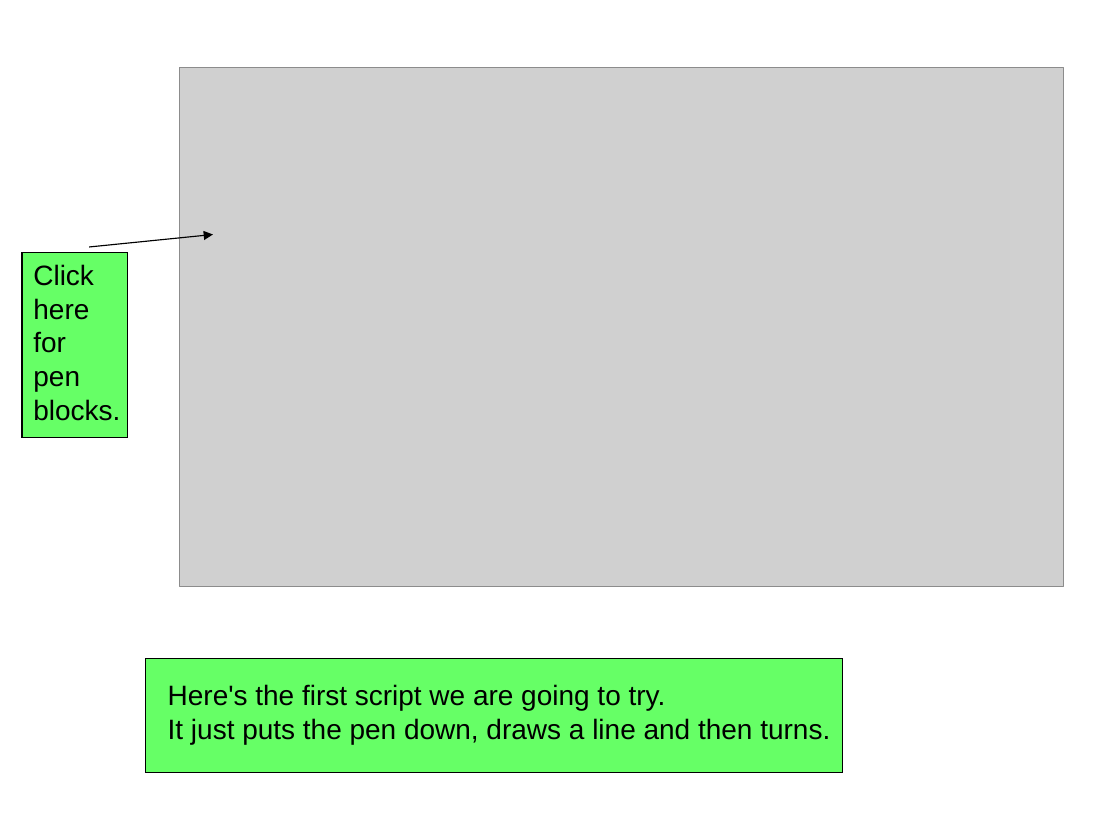
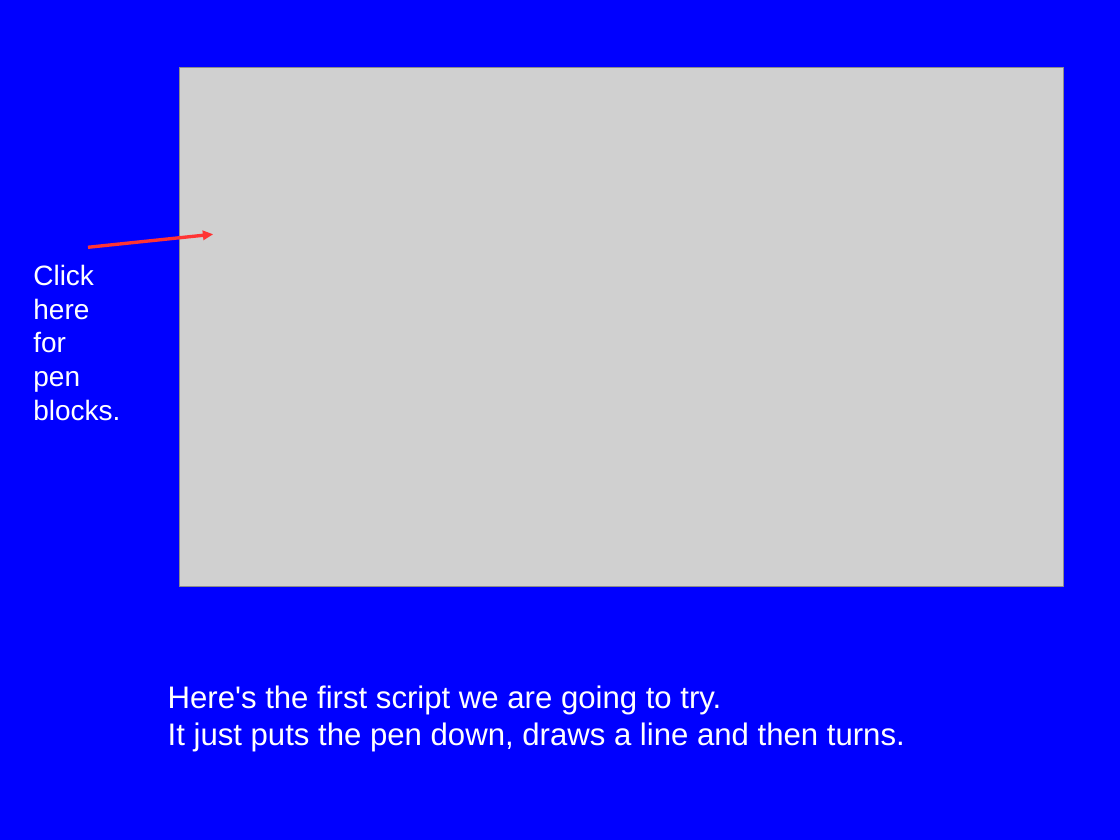
Before and after one commit to m-tranter/cathedral, a slide deck: slide 4 of scratch/scratch1.ppt. Drawn at 1120x840 pixels with LibreOffice and Linux fonts; fonts in the diff are those of the drawing; grey boxes stand for pictures. Boxes give left, top, right and bottom in pixels: in the first picture for what was removed or moved away, otherwise in the second. Text is boxed around its words. In the diff, an @@ line names an element or a change of style, - is before the commit and + after.

Commit message:
Updated first Scratch lesson.

```diff
--- a/scratch/scratch1.ppt
+++ b/scratch/scratch1.ppt
@@ background #FFFFFF to #0000FF @@
@@ arrow (90, 248) - (213, 234): stroke #000000 0.74 pt to #FF3333 2.15 pt @@
@@ text "Click" at (x1=33, y1=264, x2=120, y2=421): text colour #000000 to #FFFFFF @@
@@ rectangle removed at (x1=22, y1=252, x2=128, y2=437) @@
@@ rectangle removed at (x1=146, y1=659, x2=842, y2=773) @@
@@ text "Here's the first script we ..." at (x1=168, y1=685, x2=905, y2=752): size 18 to 20 pt, text colour #000000 to #FFFFFF @@
```
Also in this commit, not shown: 7 other slides changed, 1 slide added, 1 slide removed, 1 other file.
